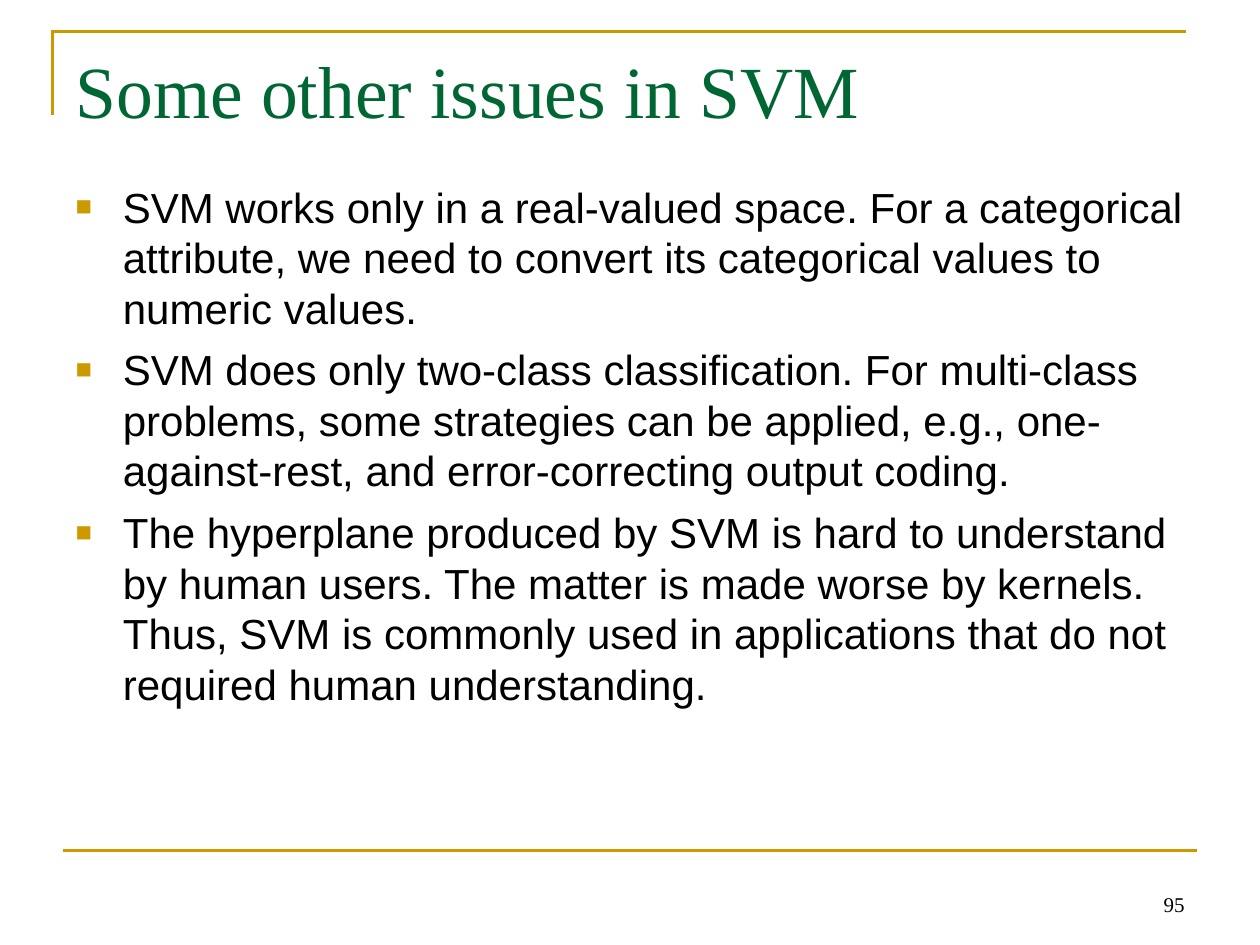
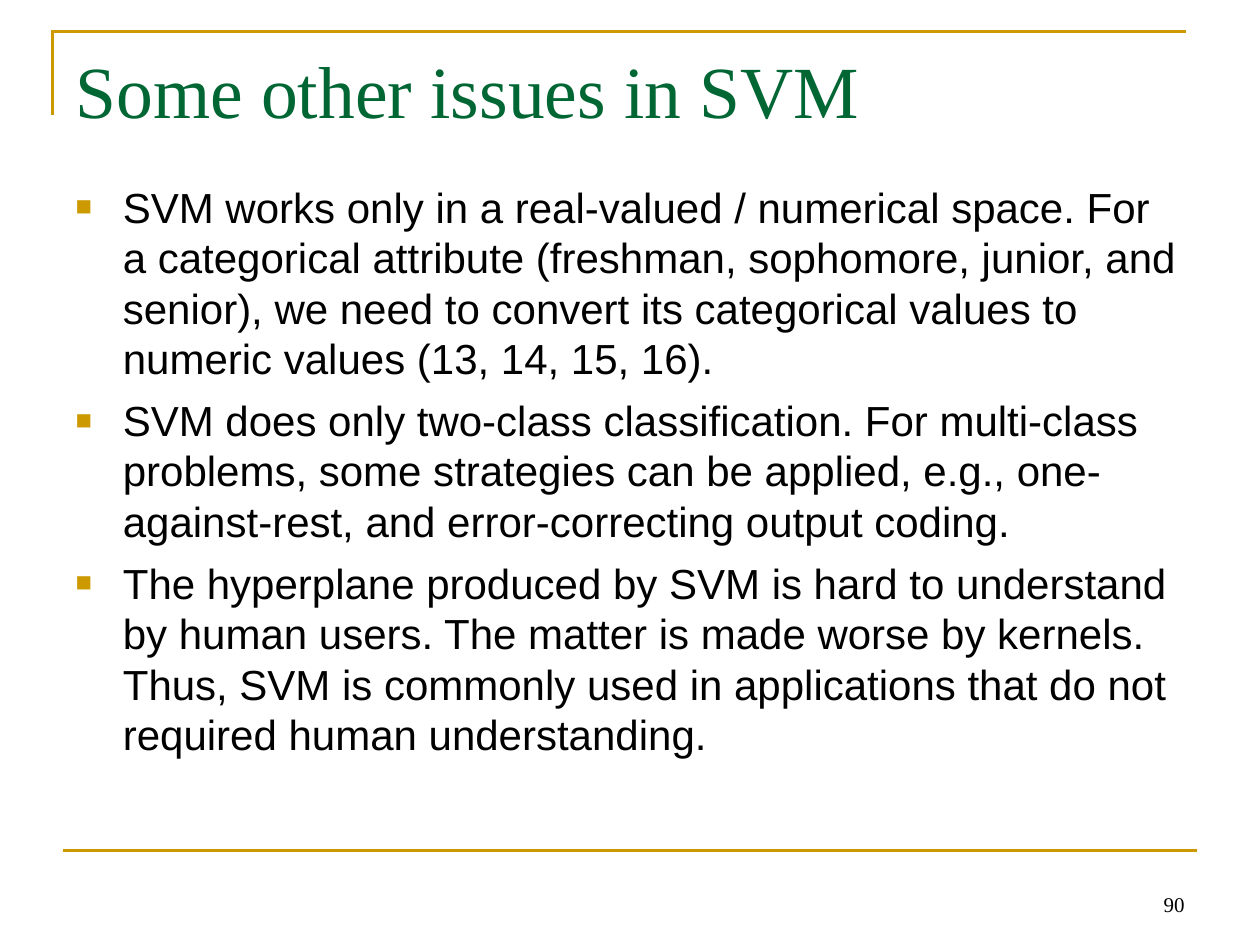
Before and after one commit to BeiyuLinCS/beiyulin.github.io, a slide deck: slide 90 of teach/spring_21/behavior_modeling/week6_supervised_learning.ppt (slide 95 before the commit). Drawn at 1260x945 pixels with LibreOffice and Linux fonts; fonts in the diff are those of the drawing. Boxes give left, top, right and bottom in pixels: in the first picture for what was removed or moved away, otherwise in the second. Text is boxed around its words. In the diff, an @@ line names an element or a change of style, - is before the commit and + after.

```diff
--- a/teach/spring_21/behavior_modeling/week6_supervised_learning.ppt
+++ b/teach/spring_21/behavior_modeling/week6_supervised_learning.ppt
@@ text at [123,192,1175,383]: text changed @@
-■ SVM works only in a real-valued space. For a categorical attribute, we need to convert its categorical values to numeric values.
+■ SVM works only in a real-valued / numerical space. For a categorical attribute (freshman, sophomore, junior, and senior), we need to convert its categorical values to numeric values (13, 14, 15, 16).
@@ page number at [1164,898,1185,913]: text changed @@
-95
+90
```
Also in this commit, not shown: 3 other slides changed, 9 slides added, 14 slides removed, 22 other files.
